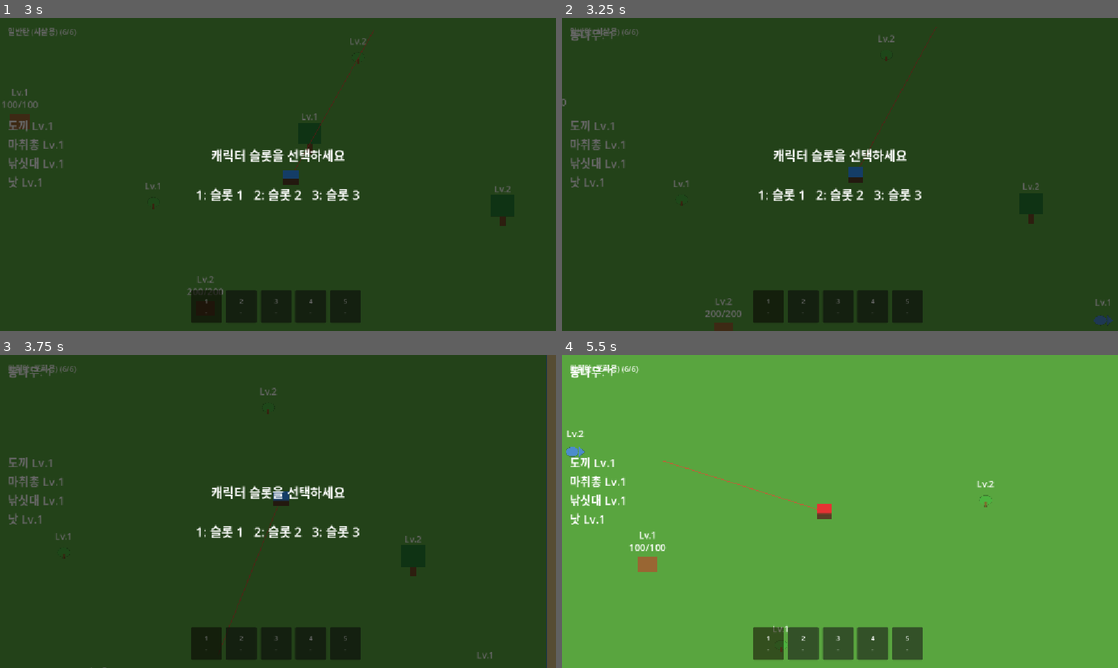
Above: before the commit, frames 1-4 (two rows, left to right).
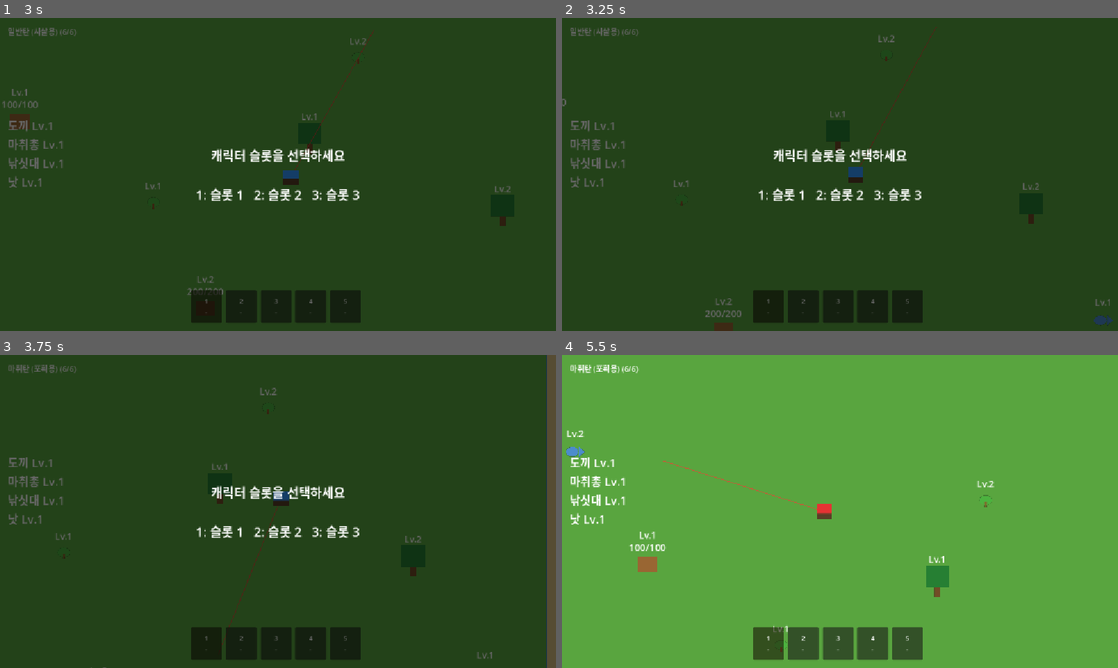
Above: after the commit, the same moments.

Repository: kimtuna/test_game
Game: Godot game, scene res://scenes/MainMenu.tscn
Same seed, same stepped clock (60 frames per second), same inputs: the game is played once before the commit and once after it.
Inputs (mouse positions are in pixels of both pictures, inside the frame that each line leads up to):
- Up to frame 1 (3 s): click "시작" at 0.5 s; tap Enter (ui_accept) at 1.25, 1.52, 1.55, 1.82, 2.1, 2.27, 2.57 s; move the mouse to (400, 158) at 1.27 s; hold D (move_right) 1.28-2.03 s; click (400, 158) at 1.35 s; move the mouse to (166, 190) at 2.02 s; hold S (move_down) 2.03-2.78 s; click (166, 190) at 2.3 s; move the mouse to (333, 105) at 2.77 s; hold D (move_right) from 2.78 s (still down); click (333, 105) at 2.85 s
- Up to frame 2 (3.25 s): keep holding D (move_right); tap Enter (ui_accept) at 3.05 s
- Up to frame 3 (3.75 s): move the mouse to (250, 574) at 3.52 s; release D (move_right) at 3.53 s; hold W (move_up) from 3.53 s (still down); right-click (250, 574) at 3.6 s
- Up to frame 4 (5.5 s): tap Enter (ui_accept) at 3.77, 4.07, 4.52, 4.55, 4.82, 5.27 s; click (812, 574) at 3.8 s; move the mouse to (1006, 558) at 4.27 s; release W (move_up) at 4.28 s; hold A (move_left) from 4.28 s (still down); tap 1 at 4.35 s; move the mouse to (673, 464) at 5.02 s; tap 2 at 5.1 s; click (673, 464) at 5.3 s

Frame 1 is identical in both runs. In frame 2, 0.1% of the frame differs, in the area x 1-51%, y 3-43%; in frame 3, 0.1%; in frame 4, 0.5%, in the area x 1-70%, y 3-78%.

Commit message:
fix: 채집 상호작용(나무/식물/물고기)을 스페이스에서 좌클릭으로 통일
inbox.md #7 2번을 반영했다. tree.gd/plant.gd/fish.gd의 채집 트리거를
Input.is_action_just_pressed("ui_accept")에서 "fire"(좌클릭)로 바꿨다 —
동물 사냥이 이미 좌클릭 기반(사거리+조준각)이라 대상마다 입력 방식이
달랐던 것을 통일한다. 근접 판정(player_nearby, Area2D)은 그대로 유지해
나무/식물/물고기가 총처럼 긴 사거리를 갖지 않게 했다. 이 트리거를 쓰던
7개 헤드리스 테스트(tree/plant/fish_harvest, grade, grade_reward,
equipment_gate, save_load)를 함께 갱신하고 재실행해 모두 PASS를 확인했다.

Diff:
--- a/scripts/fish.gd
+++ b/scripts/fish.gd
@@ -9,7 +9,7 @@
 #
 # 실제 수영/낚싯줄 캐스팅 등 물 위에서의 이동은 design.md "범위 밖"(섬
 # 크기·지형 생성 방식 미정)이라, 이번 조각은 물고기를 섬 위 걸어서 도달 가능한
-# 위치(예: 해안가)에 배치하고 나무와 동일한 방식(근접 + ui_accept)으로
+# 위치(예: 해안가)에 배치하고 나무와 동일한 방식(근접 + 좌클릭)으로
 # 상호작용하는 최소 구현으로 범위를 좁혔다. 실제 물 위 낚시 메커닉은 이후
 # 세션이 지형/이동 체계를 더 구체화한 뒤에 다룰 문제다.
 #
@@ -41,8 +41,10 @@
 	if body == player_nearby:
 		player_nearby = null
 
+# inbox.md #7 2번: 상호작용을 전부 좌클릭(fire)으로 통일했다 — 근거는
+# tree.gd 주석 참고. 근접(player_nearby) 판정은 그대로다.
 func _process(_delta: float) -> void:
-	if player_nearby != null and Input.is_action_just_pressed("ui_accept"):
+	if player_nearby != null and Input.is_action_just_pressed("fire"):
 		_register_hit()
 
 func _register_hit() -> void:
--- a/scripts/plant.gd
+++ b/scripts/plant.gd
@@ -43,8 +43,10 @@
 	if body == player_nearby:
 		player_nearby = null
 
+# inbox.md #7 2번: 상호작용을 전부 좌클릭(fire)으로 통일했다 — 근거는
+# tree.gd 주석 참고. 근접(player_nearby) 판정은 그대로다.
 func _process(_delta: float) -> void:
-	if player_nearby != null and Input.is_action_just_pressed("ui_accept"):
+	if player_nearby != null and Input.is_action_just_pressed("fire"):
 		_register_hit()
 
 func _register_hit() -> void:
--- a/scripts/tree.gd
+++ b/scripts/tree.gd
@@ -1,9 +1,14 @@
 extends Area2D
 
 # 채집 가능한 나무. Player가 상호작용 범위(Area2D)에 들어온 상태에서
-# ui_accept(기본: Space/Enter — 커스텀 입력맵 없이 Godot 기본 액션을 그대로
-# 사용해 project.godot의 InputEventKey 리소스를 직접 편집하는 위험을 피함)를
-# 누르면 나무가 사라지고 자원을 얻는다.
+# 좌클릭(fire 액션)을 누르면 나무가 사라지고 자원을 얻는다.
+#
+# inbox.md #7 2번: 이전까지는 ui_accept(Space/Enter)로 채집했는데, 동물
+# 사냥이 이미 fire(좌클릭)로 통일돼 있어(inbox #4/#5) 대상마다 트리거 키가
+# 다른 상태였다. 도구/무기를 모두 장비로 드는 구조이니 상호작용을 전부
+# 좌클릭으로 통일한다 — 다만 나무/식물/물고기는 근접 도구(도끼/낫/낚싯대)라
+# 총처럼 긴 사거리일 필요는 없으므로, 트리거 키만 fire로 바꾸고 판정은 기존
+# 근접(player_nearby, Area2D) 방식을 그대로 유지한다.
 #
 # design.md의 "등급·장비" 단계 첫 조각으로 등급(grade, 1~3)을 추가했다.
 # 높은 등급일수록 채집이 어렵다는 design.md 요구를 가장 단순하게 만족시키기
@@ -55,7 +60,7 @@
 		player_nearby = null
 
 func _process(_delta: float) -> void:
-	if player_nearby != null and Input.is_action_just_pressed("ui_accept"):
+	if player_nearby != null and Input.is_action_just_pressed("fire"):
 		_register_hit()
 
 func _register_hit() -> void:
--- a/tests/equipment_gate_headless_test.gd
+++ b/tests/equipment_gate_headless_test.gd
@@ -31,9 +31,9 @@
 		ok = false
 
 	player.unequip("tool")
-	Input.action_press("ui_accept")
+	Input.action_press("fire")
 	await process_frame
-	Input.action_release("ui_accept")
+	Input.action_release("fire")
 	await process_frame
 	if not is_instance_valid(tree) or not tree.is_inside_tree() or tree.hits_taken != 0:
 		push_error("FAIL: 도끼 없이도 나무 채집(hits_taken 증가 또는 사라짐)이 진행됨")
@@ -41,9 +41,9 @@
 
 	# 도끼를 다시 장착하면 정상적으로 채집된다(grade=1이므로 1회면 충분).
 	player.equip("tool", "도끼")
-	Input.action_press("ui_accept")
+	Input.action_press("fire")
 	await process_frame
-	Input.action_release("ui_accept")
+	Input.action_release("fire")
 	await process_frame
 	if is_instance_valid(tree) and tree.is_inside_tree():
 		push_error("FAIL: 도끼를 재장착했는데도 나무가 채집되지 않음")
--- a/tests/fish_harvest_headless_test.gd
+++ b/tests/fish_harvest_headless_test.gd
@@ -3,8 +3,9 @@
 # 헤드리스 환경에서 물고기 낚시 상호작용을 검증하는 통합 테스트.
 # 실행: godot --headless --path . --script res://tests/fish_harvest_headless_test.gd
 # tree_harvest_headless_test.gd와 동일한 패턴 — Player를 Fish 위치로 이동시켜
-# Area2D 상호작용 범위에 들어가게 한 뒤, ui_accept 입력을 인위적으로 눌러
+# Area2D 상호작용 범위에 들어가게 한 뒤, fire(좌클릭) 입력을 인위적으로 눌러
 # 물고기가 실제로 사라지고(harvested) 인벤토리 라벨에 반영되는지 확인한다.
+# inbox.md #7 2번으로 채집 트리거가 ui_accept에서 fire로 바뀌었다.
 # 추가로, tree.gd/animal.gd와 동일한 장비 게이팅 패턴이 fish.gd에도 실제로
 # 연결됐는지 확인하기 위해 rod 장비를 해제한 상태에서는 낚시가 되지 않는
 # 케이스도 함께 검증한다.
@@ -19,12 +20,12 @@
 
 	var ok := true
 
-	# 범위 밖일 때는 ui_accept를 눌러도 물고기가 사라지지 않아야 한다.
+	# 범위 밖일 때는 fire를 눌러도 물고기가 사라지지 않아야 한다.
 	player.global_position = fish.global_position + Vector2(500, 500)
 	await physics_frame
-	Input.action_press("ui_accept")
+	Input.action_press("fire")
 	await process_frame
-	Input.action_release("ui_accept")
+	Input.action_release("fire")
 	await process_frame
 	if not is_instance_valid(fish) or fish.is_inside_tree() == false:
 		push_error("FAIL: 범위 밖인데도 물고기가 낚임")
@@ -40,9 +41,9 @@
 		push_error("FAIL: Player가 Fish의 상호작용 범위에 들어갔는데도 player_nearby가 설정되지 않음")
 		ok = false
 
-	Input.action_press("ui_accept")
+	Input.action_press("fire")
 	await process_frame
-	Input.action_release("ui_accept")
+	Input.action_release("fire")
 	await process_frame
 
 	if not is_instance_valid(fish) or fish.is_inside_tree() == false:
@@ -51,13 +52,13 @@
 
 	# 낚싯대를 다시 장착하면 낚시가 성립해야 한다.
 	player.equip("rod", "낚싯대", 1)
-	Input.action_press("ui_accept")
+	Input.action_press("fire")
 	await process_frame
-	Input.action_release("ui_accept")
+	Input.action_release("fire")
 	await process_frame
 
 	if is_instance_valid(fish) and fish.is_inside_tree():
-		push_error("FAIL: 범위 안에서 낚싯대를 장착하고 ui_accept를 눌렀는데도 물고기가 사라지지 않음")
+		push_error("FAIL: 범위 안에서 낚싯대를 장착하고 fire를 눌렀는데도 물고기가 사라지지 않음")
 		ok = false
 
 	var inventory_label: Label = main.get_node("UI/InventoryLabel")
--- a/tests/grade_headless_test.gd
+++ b/tests/grade_headless_test.gd
@@ -30,9 +30,9 @@
 		await physics_frame
 
 	# 기본 장비(도끼 등급 1)로는 등급 2 나무를 채집할 수 없어야 한다.
-	Input.action_press("ui_accept")
+	Input.action_press("fire")
 	await process_frame
-	Input.action_release("ui_accept")
+	Input.action_release("fire")
 	await process_frame
 
 	if tree2.hits_taken != 0:
@@ -42,18 +42,18 @@
 	# 등급 2 도끼로 교체하면 상호작용이 진행되어야 한다.
 	player.equip("tool", "도끼", 2)
 
-	Input.action_press("ui_accept")
+	Input.action_press("fire")
 	await process_frame
-	Input.action_release("ui_accept")
+	Input.action_release("fire")
 	await process_frame
 
 	if not is_instance_valid(tree2) or not tree2.is_inside_tree():
 		push_error("FAIL: 등급 2 나무가 1회 채집으로 사라짐 (grade가 난이도에 반영되지 않음)")
 		ok = false
 
-	Input.action_press("ui_accept")
+	Input.action_press("fire")
 	await process_frame
-	Input.action_release("ui_accept")
+	Input.action_release("fire")
 	await process_frame
 
 	if is_instance_valid(tree2) and tree2.is_inside_tree():
--- a/tests/grade_reward_headless_test.gd
+++ b/tests/grade_reward_headless_test.gd
@@ -26,9 +26,9 @@
 	for i in range(5):
 		await physics_frame
 	for i in range(tree2.grade):
-		Input.action_press("ui_accept")
+		Input.action_press("fire")
 		await process_frame
-		Input.action_release("ui_accept")
+		Input.action_release("fire")
 		await process_frame
 
 	if is_instance_valid(tree2) and tree2.is_inside_tree():
@@ -45,9 +45,9 @@
 	for i in range(5):
 		await physics_frame
 	for i in range(fish2.grade):
-		Input.action_press("ui_accept")
+		Input.action_press("fire")
 		await process_frame
-		Input.action_release("ui_accept")
+		Input.action_release("fire")
 		await process_frame
 
 	if is_instance_valid(fish2) and fish2.is_inside_tree():
@@ -64,9 +64,9 @@
 	for i in range(5):
 		await physics_frame
 	for i in range(plant2.grade):
-		Input.action_press("ui_accept")
+		Input.action_press("fire")
 		await process_frame
-		Input.action_release("ui_accept")
+		Input.action_release("fire")
 		await process_frame
 
 	if is_instance_valid(plant2) and plant2.is_inside_tree():
@@ -78,7 +78,8 @@
 
 	# --- 등급 2 동물: 사냥하면 고기 x2가 나와야 한다 ---
 	# inbox.md #4 2번(status.md #49)로 동물 공격 입력이 ui_accept에서
-	# fire(+ammo_type="normal")로 바뀌었다. 7회 발사가 필요해 기본 탄창(6발)을
+	# fire(+ammo_type="normal")로 바뀌었다(나무/식물/물고기도 inbox #7 2번으로
+	# 같은 fire를 쓴다). 7회 발사가 필요해 기본 탄창(6발)을
 	# 넘으므로, 탄약 소모가 아니라 보상 수량을 검증하는 이 테스트에서는
 	# 넉넉히 채워둔다.
 	var animal2: Area2D = main.get_node("Animal2")
--- a/tests/plant_harvest_headless_test.gd
+++ b/tests/plant_harvest_headless_test.gd
@@ -3,7 +3,8 @@
 # 헤드리스 환경에서 식물 채집 상호작용을 검증하는 통합 테스트.
 # 실행: godot --headless --path . --script res://tests/plant_harvest_headless_test.gd
 # tree_harvest_headless_test.gd/fish_harvest_headless_test.gd와 동일한 패턴
-# (범위 밖 무반응 -> 범위 안 이동 -> 상호작용 -> 인벤토리 반영 확인)에, plant.gd가
+# (범위 밖 무반응 -> 범위 안 이동 -> 상호작용(fire, inbox #7 2번) -> 인벤토리
+# 반영 확인)에, plant.gd가
 # 나무/물고기와 동일한 장비 게이팅 패턴(이번 세션에서 새로 연결한 "sickle" 슬롯)을
 # 실제로 따르는지 확인하기 위해 낫을 해제한 상태에서는 채집이 되지 않는 케이스도
 # 함께 검증한다.
@@ -18,12 +19,12 @@
 
 	var ok := true
 
-	# 아직 범위 밖일 때는 ui_accept를 눌러도 식물이 사라지지 않아야 한다.
+	# 아직 범위 밖일 때는 fire를 눌러도 식물이 사라지지 않아야 한다.
 	player.global_position = plant.global_position + Vector2(500, 500)
 	await physics_frame
-	Input.action_press("ui_accept")
+	Input.action_press("fire")
 	await process_frame
-	Input.action_release("ui_accept")
+	Input.action_release("fire")
 	await process_frame
 	if not is_instance_valid(plant) or plant.is_inside_tree() == false:
 		push_error("FAIL: 범위 밖인데도 식물이 채집됨")
@@ -39,9 +40,9 @@
 		push_error("FAIL: Player가 Plant의 상호작용 범위에 들어갔는데도 player_nearby가 설정되지 않음")
 		ok = false
 
-	Input.action_press("ui_accept")
+	Input.action_press("fire")
 	await process_frame
-	Input.action_release("ui_accept")
+	Input.action_release("fire")
 	await process_frame
 
 	if not is_instance_valid(plant) or plant.is_inside_tree() == false:
@@ -50,13 +51,13 @@
 
 	# 낫을 다시 장착하면 채집이 성립해야 한다.
 	player.equip("sickle", "낫", 1)
-	Input.action_press("ui_accept")
+	Input.action_press("fire")
 	await process_frame
-	Input.action_release("ui_accept")
+	Input.action_release("fire")
 	await process_frame
 
 	if is_instance_valid(plant) and plant.is_inside_tree():
-		push_error("FAIL: 범위 안에서 낫을 장착하고 ui_accept를 눌렀는데도 식물이 사라지지 않음")
+		push_error("FAIL: 범위 안에서 낫을 장착하고 fire를 눌렀는데도 식물이 사라지지 않음")
 		ok = false
 
 	var inventory_label: Label = main.get_node("UI/InventoryLabel")
--- a/tests/save_load_headless_test.gd
+++ b/tests/save_load_headless_test.gd
@@ -43,9 +43,9 @@
 	player1.global_position = tree1.global_position
 	for i in range(5):
 		await physics_frame
-	Input.action_press("ui_accept")
+	Input.action_press("fire")
 	await process_frame
-	Input.action_release("ui_accept")
+	Input.action_release("fire")
 	await process_frame
 
 	var save_path := "user://saves/slot_1.save"
--- a/tests/tree_harvest_headless_test.gd
+++ b/tests/tree_harvest_headless_test.gd
@@ -3,8 +3,9 @@
 # 헤드리스 환경에서 나무 채집 상호작용을 검증하는 통합 테스트.
 # 실행: godot --headless --path . --script res://tests/tree_harvest_headless_test.gd
 # Player를 Tree 위치로 이동시켜 Area2D 상호작용 범위에 들어가게 한 뒤,
-# ui_accept 입력을 인위적으로 눌러 나무가 실제로 사라지는지(harvested 그룹에서
-# 제거되는지) 확인한다.
+# fire(좌클릭) 입력을 인위적으로 눌러 나무가 실제로 사라지는지(harvested
+# 그룹에서 제거되는지) 확인한다. inbox.md #7 2번으로 채집 트리거가
+# ui_accept에서 fire로 바뀌었다.
 
 func _initialize() -> void:
 	var main: Node2D = load("res://scenes/Main.tscn").instantiate()
@@ -16,12 +17,12 @@
 
 	var ok := true
 
-	# 아직 범위 밖일 때는 ui_accept를 눌러도 나무가 사라지지 않아야 한다.
+	# 아직 범위 밖일 때는 fire를 눌러도 나무가 사라지지 않아야 한다.
 	player.global_position = tree.global_position + Vector2(500, 500)
 	await physics_frame
-	Input.action_press("ui_accept")
+	Input.action_press("fire")
 	await process_frame
-	Input.action_release("ui_accept")
+	Input.action_release("fire")
 	await process_frame
 	if not is_instance_valid(tree) or tree.is_inside_tree() == false:
 		push_error("FAIL: 범위 밖인데도 나무가 채집됨")
@@ -36,13 +37,13 @@
 		push_error("FAIL: Player가 Tree의 상호작용 범위에 들어갔는데도 player_nearby가 설정되지 않음")
 		ok = false
 
-	Input.action_press("ui_accept")
+	Input.action_press("fire")
 	await process_frame
-	Input.action_release("ui_accept")
+	Input.action_release("fire")
 	await process_frame
 
 	if is_instance_valid(tree) and tree.is_inside_tree():
-		push_error("FAIL: 범위 안에서 ui_accept를 눌렀는데도 나무가 사라지지 않음")
+		push_error("FAIL: 범위 안에서 fire를 눌렀는데도 나무가 사라지지 않음")
 		ok = false
 
 	var inventory_label: Label = main.get_node("UI/InventoryLabel")
